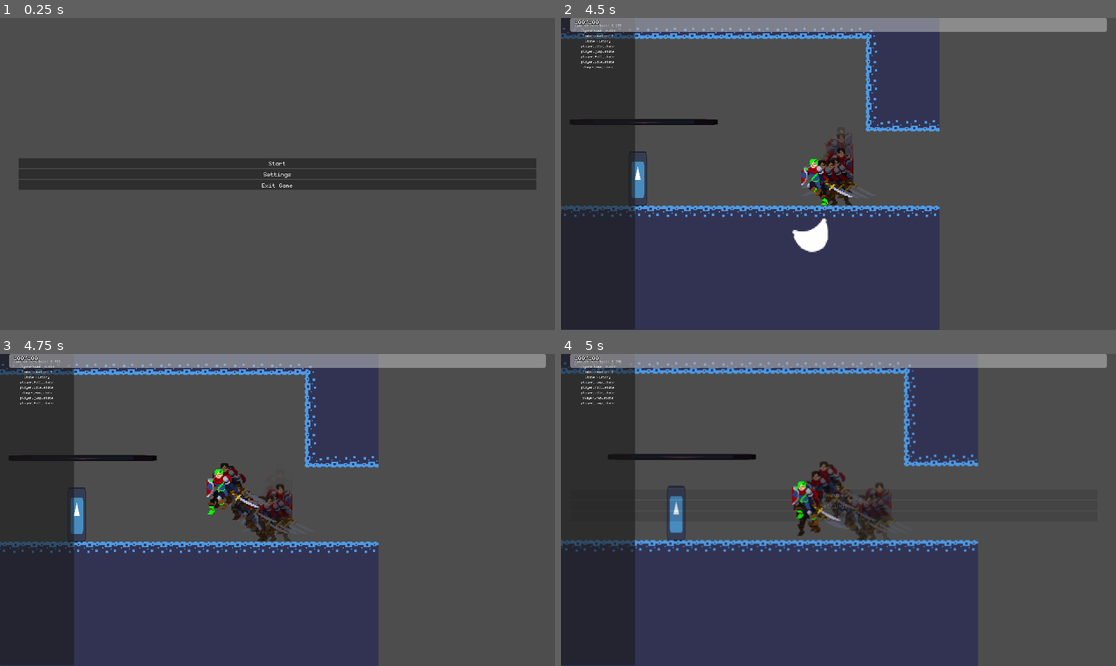
Above: before the commit, frames 1-4 (two rows, left to right).
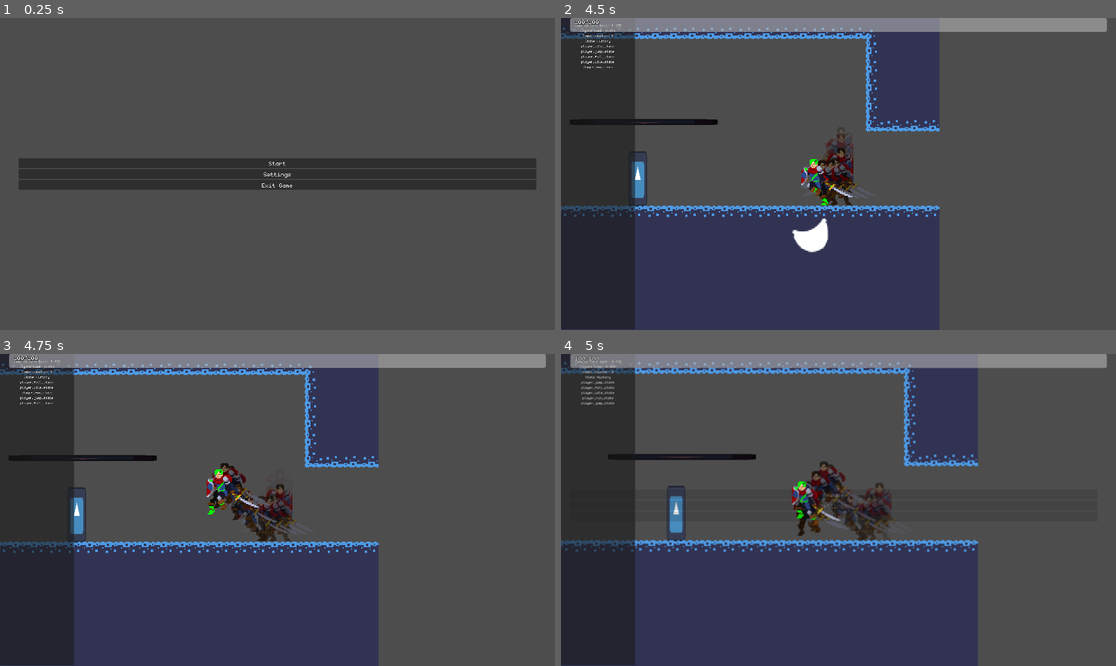
Above: after the commit, the same moments.

Repository: veggie-works/star-gazer
Game: Godot game, scene res://scenes/levels/main_menu/main_menu.tscn
Same seed, same stepped clock (60 frames per second), same inputs: the game is played once before the commit and once after it. The engine's default icon, where the game draws it, is replaced by a stand-in: a white triangle on a blue panel in a dark square. Sound files missing from this copy of the repository are replaced by a short silence.
Inputs (mouse positions are in pixels of both pictures, inside the frame that each line leads up to):
- Up to frame 1 (0.25 s): no input
- Up to frame 2 (4.5 s): click "Start" at 0.5 s; tap Enter (ui_accept) at 1.25 s; move the mouse to (960, 158) at 1.27 s; hold Right (right) 1.28-2.03 s; hold Z (jump) 1.28-2.03 s; click (960, 158) at 1.42 s; move the mouse to (727, 189) at 2.02 s; hold Down (down) 2.03-2.78 s; tap X (attack) at 2.1 s; tap Z (jump) at 2.27, 2.3, 2.57, 3.6, 3.77, 4.07 s; move the mouse to (894, 105) at 2.77 s; hold Right (right) 2.78-3.53 s; hold Z (jump) 2.78-3.53 s; tap Shift (dodge) at 2.85 s; move the mouse to (810, 236) at 3.52 s; hold Up (up) 3.53-4.28 s; click (810, 236) at 3.67 s; move the mouse to (1005, 220) at 4.27 s; hold Left (left) from 4.28 s (still down); hold X (attack) from 4.28 s (still down)
- Up to frame 3 (4.75 s): keep holding Left (left); keep holding X (attack); tap Z (jump) at 4.52, 4.55 s
- Up to frame 4 (5 s): keep holding Left (left); keep holding X (attack); tap Z (jump) at 4.82 s; tap Escape (ui_cancel) at 4.9 s

Frames 1-3 are identical in both runs. In frame 4, 0.3% of the frame differs, in the area x 1-11%, y 0-17%.

Commit message:
Minor changes, bump version to 0.0.5

Diff:
--- a/scenes/levels/jump_trigger.gd
+++ /dev/null
@@ -1,9 +0,0 @@
-extends Area2D
-
-func _on_body_entered(body: Node2D) -> void:
-	if body is Player:
-		body.in_cutscene = true
-		var target_position: Vector2 = get_node("../jump_target").global_position
-		body.jump_to(target_position)
-		await body.landed
-		body.in_cutscene = false
--- a/scripts/actors/grounded/grounded_actor.gd
+++ b/scripts/actors/grounded/grounded_actor.gd
@@ -47,6 +47,13 @@
 			return true
 	return false
 
+## Whether the actor is fully grounded (all ground raycasts are colliding)
+func is_fully_grounded() -> bool:
+	for child in ground_raycasts.get_children():
+		if child is RayCast2D and not child.is_colliding():
+			return false
+	return true
+
 ## Check if the actor is colliding with a wall
 func is_colliding_with_wall() -> bool:
 	for child in wall_raycasts.get_children():
--- a/scripts/autoload/audio_manager/audio_manager.gd
+++ b/scripts/autoload/audio_manager/audio_manager.gd
@@ -1,3 +1,4 @@
+## Manages game audio and music
 extends Node
 
 const AUDIO_OFF_DB: float = -60
--- a/scripts/autoload/globals.gd
+++ b/scripts/autoload/globals.gd
@@ -36,7 +36,7 @@
 						return packed_scene
 	return null
 
-## Get the closest object
+## Get the closest object to a target
 func get_closest(target: Node2D, objects: Array):
 	var min_distance: float = INF
 	var closest: Node2D = null
--- a/scripts/fsm/actors/enemies/enemy_state.gd
+++ b/scripts/fsm/actors/enemies/enemy_state.gd
@@ -1,4 +1,7 @@
+## Base state for enemies
 class_name EnemyState extends State
 
+## The root character body of the FSM
 @onready var body: Actor = get_owner()
+## Controls animations for the enemy
 @onready var animator: AnimationPlayer = body.get_node("animator")
--- a/scripts/fsm/state.gd
+++ b/scripts/fsm/state.gd
@@ -12,6 +12,10 @@
 func exit() -> void:
 	pass
 
-## Update the state
+## Update the state every process frame
 func update(delta: float) -> void:
 	pass
+
+## Update the state every physics frame
+func fixed_update(delta) -> void:
+	pass
--- a/scripts/fsm/state_machine.gd
+++ b/scripts/fsm/state_machine.gd
@@ -44,6 +44,9 @@
 func _process(delta: float) -> void:
 	current_state.update(delta)
 
+func _physics_process(delta: float) -> void:
+	current_state.fixed_update(delta)
+
 ## Set the FSM's current state to a new state
 func set_state(new_state: State) -> void:
 	var old_state: State = current_state
--- a/scripts/levels/base_level.gd
+++ b/scripts/levels/base_level.gd
@@ -9,6 +9,9 @@
 		AudioManager.play_music(music_track)
 	UIManager.open_ui(HUD)
 	GameCamera.enabled = true
+
+func _exit_tree() -> void:
+	UIManager.close_ui(HUD)
 
 func _input(event: InputEvent) -> void:
 	if event.is_action_pressed("inventory"):
--- a/scripts/levels/main_menu/main_menu.gd
+++ b/scripts/levels/main_menu/main_menu.gd
@@ -11,12 +11,11 @@
 func _ready() -> void:
 	AudioManager.stop_music()
 	GameCamera.enabled = false
-	UIManager.delete_ui(PauseMenu)
 	if OS.is_debug_build():
 		UIManager.delete_ui(DebugPanel)
 
 func _on_start_button_pressed() -> void:
-	UIManager.create_ui(PauseMenu, true)
+
 	if OS.is_debug_build():
 		UIManager.create_ui(DebugPanel)
 	SaveManager.load_game(0)
--- a/scripts/ui/ui_manager.gd
+++ b/scripts/ui/ui_manager.gd
@@ -10,6 +10,7 @@
 ## UIs that cannot be closed by pressing "ui_cancel"
 var non_closeable_uis: Array[GDScript] = [
 	DebugPanel,
+	Fader,
 	HUD,
 ]
 
@@ -43,6 +44,8 @@
 					pause_menu.close()
 				else:
 					pause_menu.open()
+			else:
+				open_ui(PauseMenu)
 
 ## Close a UI
 func close_ui(ui: GDScript) -> void:
Not shown, changed: changelog.md
